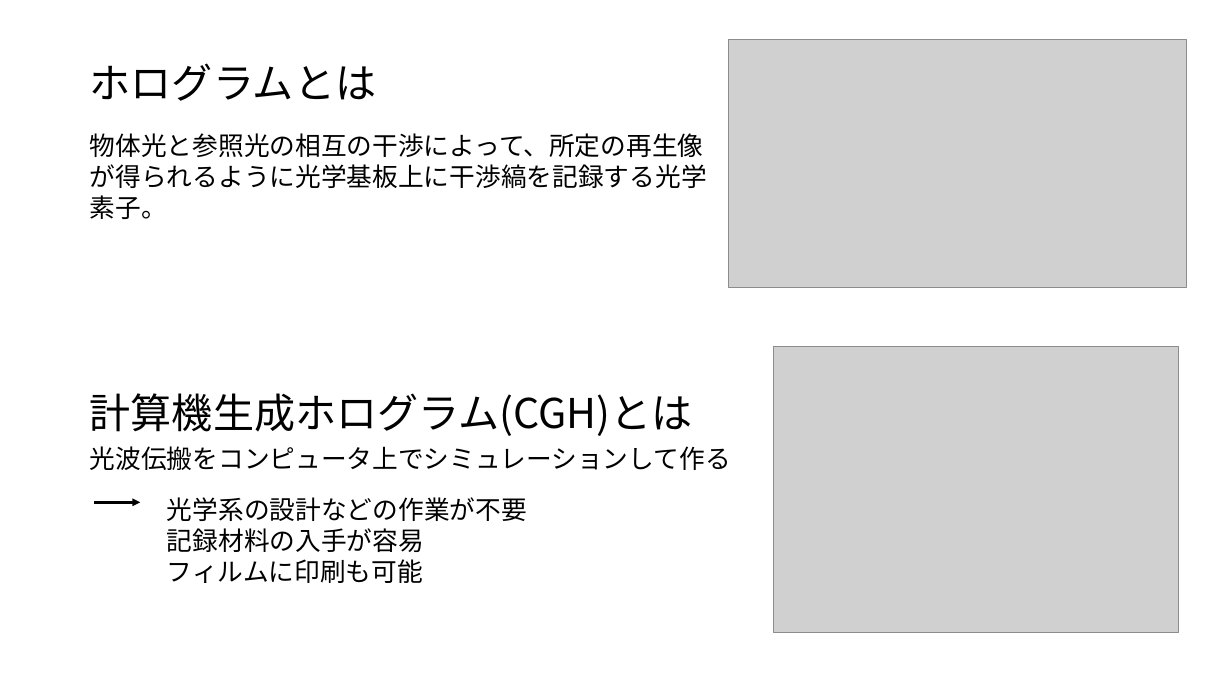
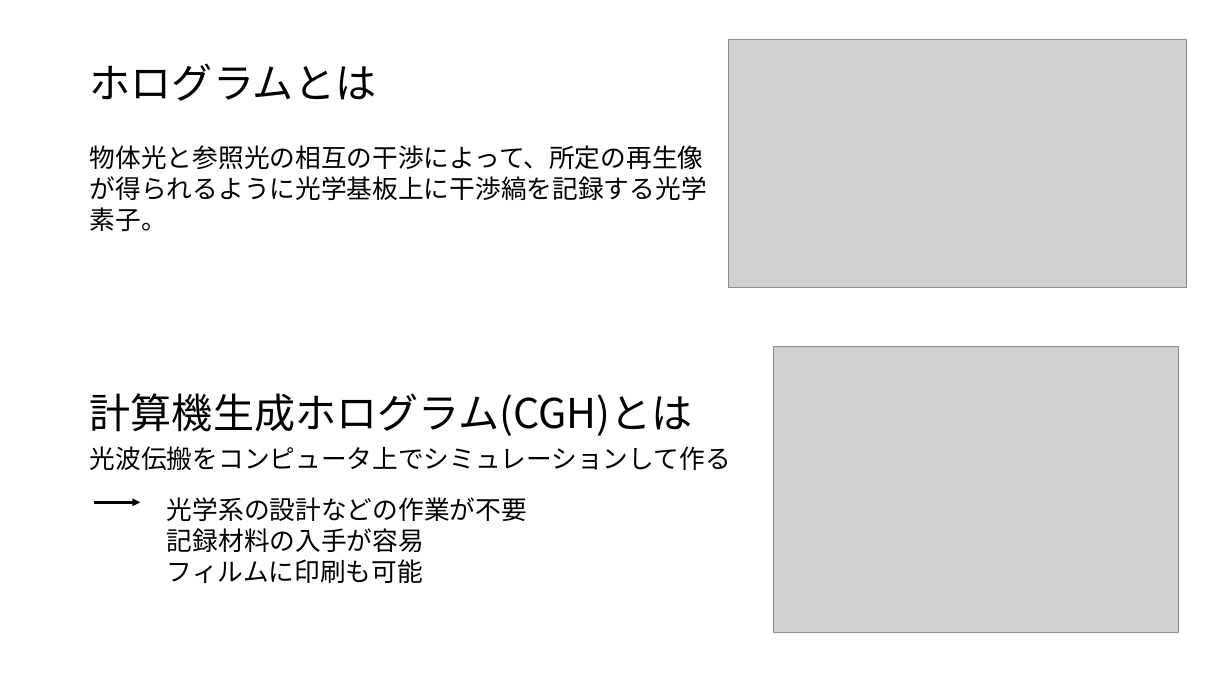
Before and after one commit to ryutosasaki/scl2021_sasaki_private, a slide deck: slide 3 of CGH.pptx. Drawn at 1232x693 pixels with LibreOffice and Linux fonts; fonts in the diff are those of the drawing; grey boxes stand for pictures. Boxes give left, top, right and bottom in pixels: in the first picture for what was removed or moved away, otherwise in the second. Text is boxed around its words. In the diff, an @@ line names an element or a change of style, - is before the commit and + after.

```diff
--- a/CGH.pptx
+++ b/CGH.pptx
@@ text "物体光と参照光の相互の干渉によって、所定の再生像が得られるように光学基板上に干渉縞を記録する光学素子。": place and size @@
-text "物体光と参照光の相互の干渉によって、所定の再生像が得られるように光学基板上に干渉縞を記録する光学素子。" at bbox=[90, 133, 707, 219]
+text "物体光と参照光の相互の干渉によって、所定の再生像が得られるように光学基板上に干渉縞を記録する光学素子。" at bbox=[90, 145, 707, 231]
```
